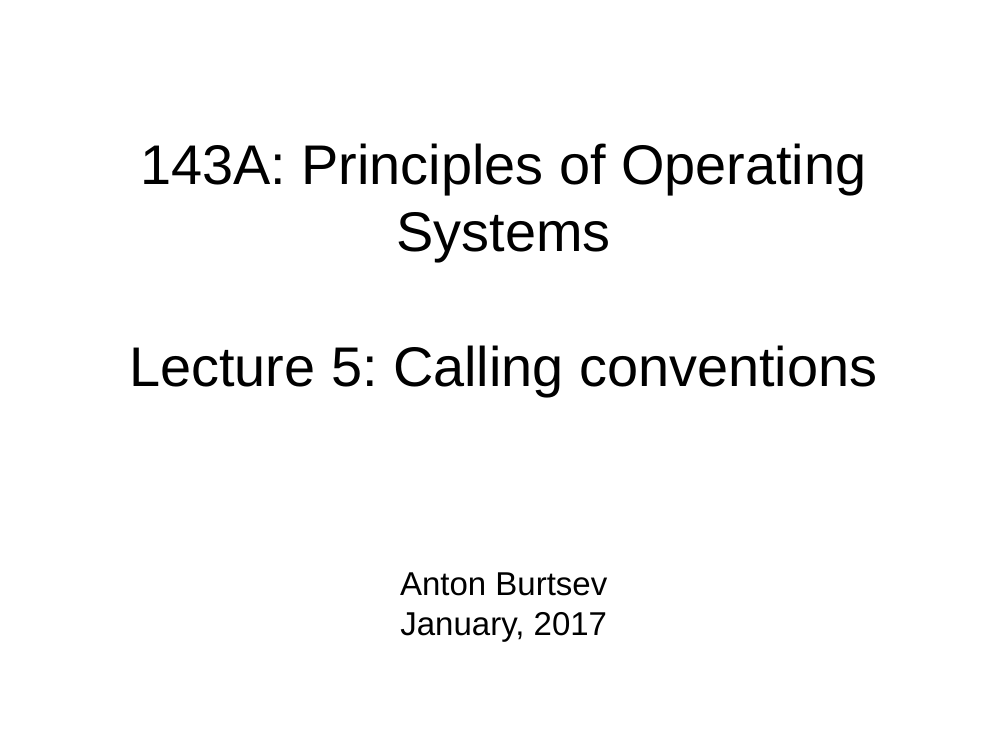
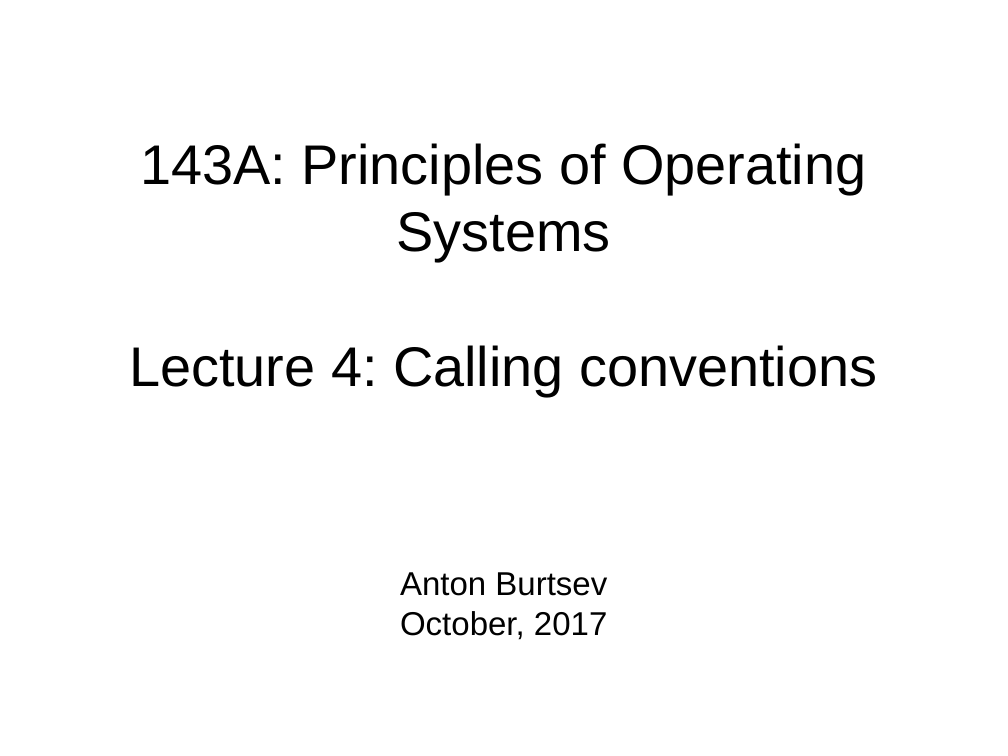
Before and after one commit to antonburtsev/cs5460, a slide deck: slide 1 of lecture04-calling-conventions/lecture04-calling-conventions.odp. Drawn at 1008x756 pixels with LibreOffice and Linux fonts; fonts in the diff are those of the drawing. Boxes give left, top, right and bottom in pixels: in the first picture for what was removed or moved away, otherwise in the second. Text is boxed around its words. In the diff, an @@ line names an element or a change of style, - is before the commit and + after.

Commit message:
Lecture 04 Calling conventions, recover first part of Lecture 03

```diff
--- a/lecture04-calling-conventions/lecture04-calling-conventions.odp
+++ b/lecture04-calling-conventions/lecture04-calling-conventions.odp
@@ title at (x1=129, y1=143, x2=877, y2=395): text changed @@
-143A: Principles of Operating Systems
-Lecture 5: Calling conventions
+143A: Principles of Operating Systems
+Lecture 4: Calling conventions
@@ subtitle at (x1=400, y1=611, x2=607, y2=640): text changed @@
-January, 2017
+October, 2017
```
Also in this commit, not shown: 15 other slides changed, 22 slides added, 22 other files.
